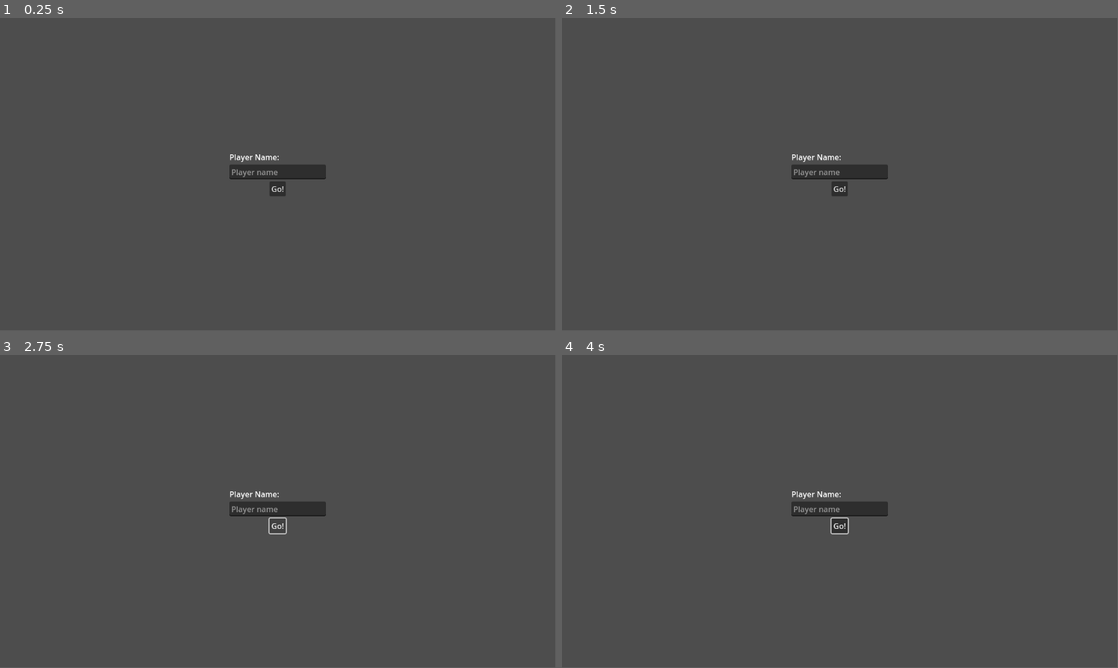
Above: before the commit, frames 1-4 (two rows, left to right).
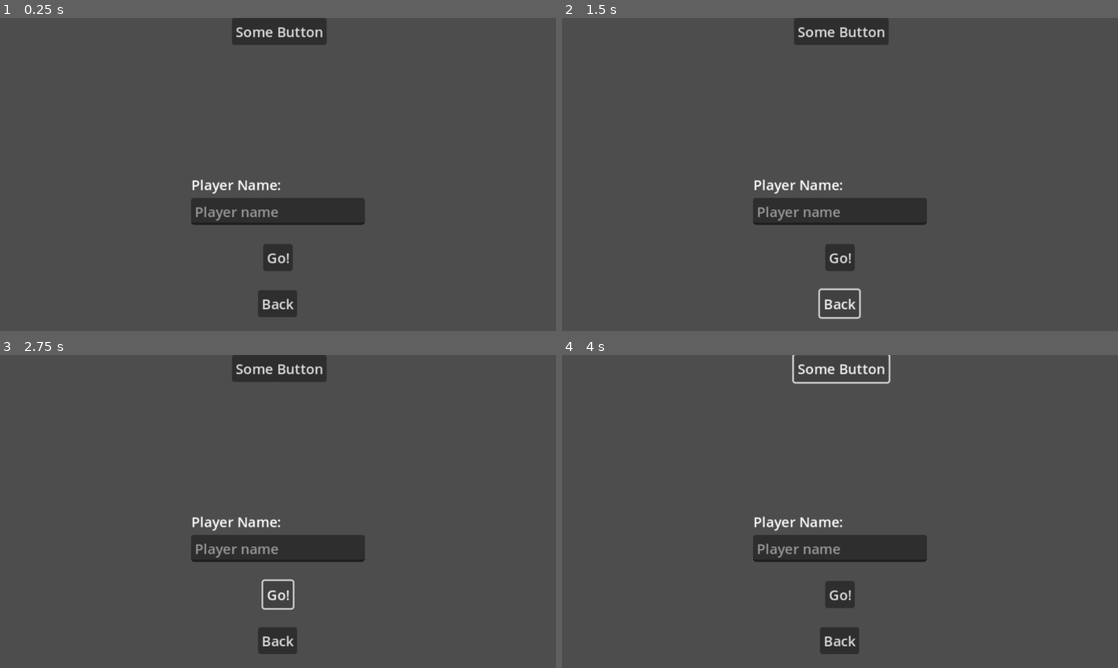
Above: after the commit, the same moments.

Repository: GodotNuts/GMVU
Game: Godot game, scene res://example/main_menu.tscn
The game is run twice, just before and just after one commit, with the same random seed, the same clock (stepped at 60 frames per second) and the same inputs. Before the commit the project has no main scene; this scene is started directly in both runs.
Inputs (mouse positions are in pixels of both pictures, inside the frame that each line leads up to):
- Up to frame 1 (0.25 s): no input
- Up to frame 2 (1.5 s): click (840, 30) at 0.5 s, where only the run after the commit has a clickable "Some Button"; click (840, 302) at 1.25 s, where only the run after the commit has a clickable "Back"
- Up to frame 3 (2.75 s): click "Go!" at 2 s
- Up to frame 4 (4 s): click "Go!" at 2.75 s; click (840, 367) at 3.5 s, where only the run after the commit has a clickable "Some Button"
In our replay, the window is 799x449 before the commit and 800x450 after it. These sizes can differ from the game's own. Grey fills any space a smaller window leaves; there, only what the larger window draws over its background counts as a difference.

The runs differ from the first frame. In frame 1, 6.0% of the frame differs, in the area x 34-66%, y 0-96%; in frame 2, 5.7%; in frame 3, 5.8%; in frame 4, 5.2%.

Commit message:
Focus modifiers, top-level and modifier for_each, embedding, more

Diff:
--- /dev/null
+++ b/example/custom_unrelated_control.gd
@@ -0,0 +1,4 @@
+class_name CustomUnrelatedControl
+extends Control
+
+var some_var := 2
--- a/example/example_generator_main_menu.gd
+++ b/example/example_generator_main_menu.gd
@@ -2,18 +2,24 @@
 @tool
 extends FluentGenerator
 
+const MENU_BUTTONS = [null, { name = "GoButton", text = "Go!" }, null, { name = "BackButton", text = "Back" }, null]
+
 func view() -> CustomControl:
 	return control().named("UI").anchors(FULL_RECT).script_path("res://example/main_menu.gd").children([
-		vbox().named("MenuItems").align(BOX_A_CENTER).grow_h(GROW_BOTH).anchors(VCENTER_WIDE).children([
+		control(TopBarGenerator.new()),
+		vbox().named("MenuItems").align(BOX_A_CENTER).grow_h(GROW_BOTH).anchors(CENTER).children([
 			label("Player Name:"),
 			line_edit().named("PlayerNameInput").placeholder_text("Player name").h_size(SHRINK_CENTER).min_size(200, 20).script_path("res://example/player_name_input.gd"),
-			hbox().align(BOX_A_CENTER).children([
-				control().h_size(EXPAND_FILL),
-				button().named("GoButton").unique(true).text("Go!").h_align(HORIZONTAL_ALIGNMENT_CENTER).h_size(SHRINK_CENTER),
-				control().h_size(EXPAND_FILL),
+			vbox().named("Buttons").v_size(SHRINK_BEGIN).align(BOX_A_BEGIN).min_size(100, 120).children([
+				for_each(MENU_BUTTONS,
+					func(_idx, val):
+						return button().named(val.name).unique(true).text(val.text).h_align(HORIZONTAL_ALIGNMENT_CENTER).h_size(SHRINK_CENTER) if val else spacer(.1))
 			])
 		])
 	])
 
 func export_path() -> String:
 	return "res://example/main_menu"
+
+func _on_button_pressed() -> void:
+	print("A button has been pressed!")
--- /dev/null
+++ b/example/example_top_bar_generator.gd
@@ -0,0 +1,12 @@
+@tool
+extends FluentGenerator
+class_name TopBarGenerator
+
+func view() -> CustomControl:
+	return hbox().align(BOX_A_CENTER).anchors(TOP_WIDE).embed(CustomUnrelatedControl.new()).embed(button().text("Some Button").named("SomeButton"))
+
+func export_path() -> String:
+	return "res://example/top_bar"
+
+func _on_pressed() -> void:
+	print(" Some Button has been pressed!")
--- a/example/main_menu.tscn
+++ b/example/main_menu.tscn
@@ -1,21 +1,37 @@
-[gd_scene load_steps=3 format=3 uid="uid://db3o7f2u41654"]
+[gd_scene load_steps=4 format=3 uid="uid://db3o7f2u41654"]
 
-[ext_resource type="Script" uid="uid://dsq662y5v7ahb" path="res://example/main_menu.gd" id="1_mmqjy"]
-[ext_resource type="Script" uid="uid://f0jabyrbf7hk" path="res://example/player_name_input.gd" id="2_adrb5"]
+[ext_resource type="Script" uid="uid://dsq662y5v7ahb" path="res://example/main_menu.gd" id="1_adrb5"]
+[ext_resource type="Script" uid="uid://dqdmeor0063wy" path="res://example/custom_unrelated_control.gd" id="2_lvcrm"]
+[ext_resource type="Script" uid="uid://f0jabyrbf7hk" path="res://example/player_name_input.gd" id="2_opv1q"]
 
 [node name="UI" type="Control"]
 layout_mode = 3
 anchors_preset = 15
 anchor_right = 1.0
 anchor_bottom = 1.0
-mouse_filter = 2
-script = ExtResource("1_mmqjy")
+grow_horizontal = 2
+grow_vertical = 2
+script = ExtResource("1_adrb5")
+
+[node name="HBoxContainer" type="HBoxContainer" parent="."]
+layout_mode = 0
+anchor_right = 1.0
+alignment = 1
+
+[node name="Control" type="Control" parent="HBoxContainer"]
+layout_mode = 2
+script = ExtResource("2_lvcrm")
+
+[node name="SomeButton" type="Button" parent="HBoxContainer"]
+layout_mode = 2
+text = "Some Button"
 
 [node name="MenuItems" type="VBoxContainer" parent="."]
 layout_mode = 0
 anchor_left = 0.5
+anchor_top = 0.5
 anchor_right = 0.5
-anchor_bottom = 1.0
+anchor_bottom = 0.5
 grow_horizontal = 2
 alignment = 1
 
@@ -28,24 +44,42 @@
 layout_mode = 2
 size_flags_horizontal = 4
 placeholder_text = "Player name"
-script = ExtResource("2_adrb5")
+script = ExtResource("2_opv1q")
 
-[node name="HBoxContainer" type="HBoxContainer" parent="MenuItems"]
+[node name="Buttons" type="VBoxContainer" parent="MenuItems"]
+custom_minimum_size = Vector2(100, 120)
 layout_mode = 2
-alignment = 1
+size_flags_vertical = 0
 
-[node name="Control" type="Control" parent="MenuItems/HBoxContainer"]
+[node name="Spacer" type="Control" parent="MenuItems/Buttons"]
 layout_mode = 2
 size_flags_horizontal = 3
+size_flags_vertical = 3
+size_flags_stretch_ratio = 0.1
 mouse_filter = 2
 
-[node name="GoButton" type="Button" parent="MenuItems/HBoxContainer"]
+[node name="GoButton" type="Button" parent="MenuItems/Buttons"]
 unique_name_in_owner = true
 layout_mode = 2
 size_flags_horizontal = 4
 text = "Go!"
 
-[node name="Control2" type="Control" parent="MenuItems/HBoxContainer"]
+[node name="Spacer2" type="Control" parent="MenuItems/Buttons"]
 layout_mode = 2
 size_flags_horizontal = 3
+size_flags_vertical = 3
+size_flags_stretch_ratio = 0.1
 mouse_filter = 2
+
+[node name="BackButton" type="Button" parent="MenuItems/Buttons"]
+unique_name_in_owner = true
+layout_mode = 2
+size_flags_horizontal = 4
+text = "Back"
+
+[node name="Spacer3" type="Control" parent="MenuItems/Buttons"]
+layout_mode = 2
+size_flags_horizontal = 3
+size_flags_vertical = 3
+size_flags_stretch_ratio = 0.1
+mouse_filter = 2
--- a/project.godot
+++ b/project.godot
@@ -11,8 +11,18 @@
 [application]
 
 config/name="GMVU"
+run/main_scene="uid://db3o7f2u41654"
 config/features=PackedStringArray("4.5", "GL Compatibility")
 config/icon="res://icon.svg"
+
+[display]
+
+window/size/viewport_width=640
+window/size/viewport_height=360
+window/size/window_width_override=1280
+window/size/window_height_override=720
+window/stretch/mode="canvas_items"
+window/dpi/allow_hidpi=false
 
 [rendering]
 
Not shown, changed: addons/gmvu/fluent_generator.gd
Not shown, added: example/custom_unrelated_control.gd.uid
Not shown, added: example/example_top_bar_generator.gd.uid
Not shown, changed: README.md
